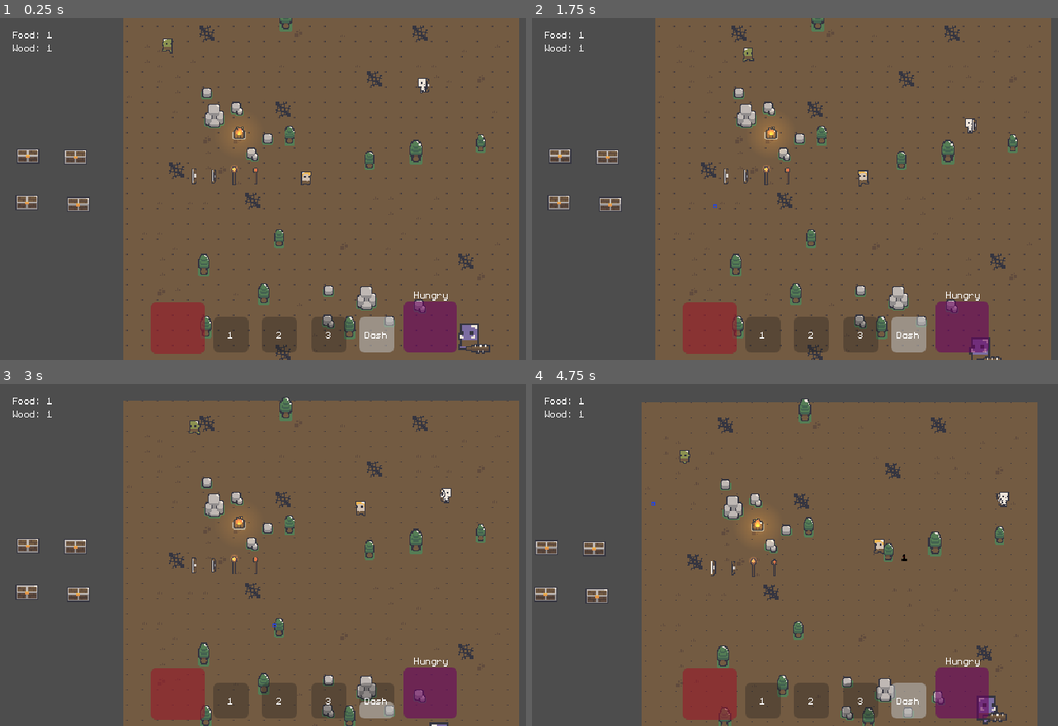
Above: before the commit, frames 1-4 (two rows, left to right).
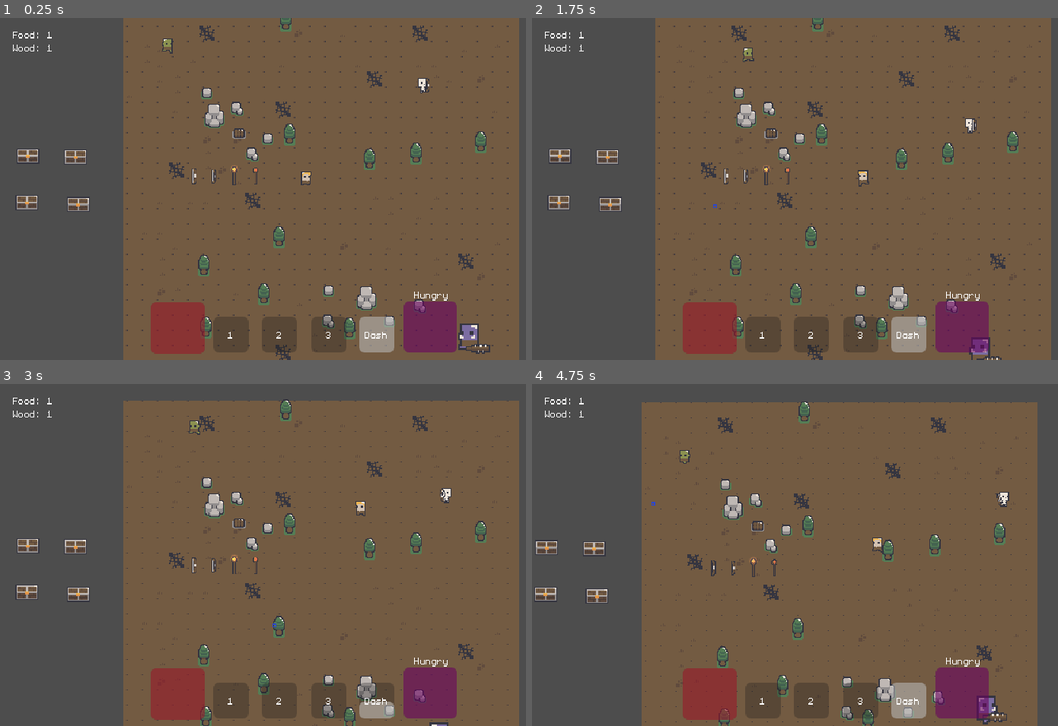
Above: after the commit, the same moments.

Repository: qmarsala/DeliciousDungeon
Game: Godot game, scene res://scenes/debug.tscn
Same seed, same stepped clock (60 frames per second), same inputs: the game is played once before the commit and once after it. This scene is started directly instead of the project's main scene.
Inputs (mouse positions are in pixels of both pictures, inside the frame that each line leads up to):
- Up to frame 1 (0.25 s): no input
- Up to frame 2 (1.75 s): move the mouse to (968, 171) at 0.52 s; hold F (interact) 0.53-1.28 s; click (968, 171) at 0.67 s; move the mouse to (716, 206) at 1.27 s; tap Q (ability_one) at 1.35 s; click (716, 206) at 1.42 s; tap F (interact) at 1.55 s
- Up to frame 3 (3 s): move the mouse to (362, 479) at 2.02 s; hold Right mouse button (dash) 2.03-2.78 s; click (362, 479) at 2.17 s; tap F (interact) at 2.3, 2.85 s; move the mouse to (273, 623) at 2.77 s; click (273, 623) at 2.92 s
- Up to frame 4 (4.75 s): move the mouse to (1021, 606) at 3.52 s; press the mouse at (1021, 606) at 3.53 s; tap F (interact) at 3.8, 4.35 s; move the mouse to (652, 503) at 4.27 s; release the mouse at (652, 503) at 4.28 s; click (652, 503) at 4.42 s

The runs differ from the first frame. In frame 1, 0.6% of the frame differs, in the area x 37-93%, y 0-93%; in frame 2, 0.7%; in frame 3, 0.7%; in frame 4, 1.0%, in the area x 34-91%, y 4-100%.
Error after the commit: Invalid access to property or key 'interacted' on a base object of type 'null instance'. (res://assets/scripts/levels/fire.gd:20)

Commit message:
use interacbox

Diff:
--- a/src/assets/scripts/items/chest.gd
+++ b/src/assets/scripts/items/chest.gd
@@ -6,6 +6,7 @@
 @export var items: Array[Item]
 
 @onready var reward_location: Node2D = $RewardLocation
+@onready var interactbox: InteractBox = $Interactbox
 
 var is_open = false
 
@@ -14,6 +15,7 @@
 		queue_free()
 		return
 	add_to_group(Interfaces.Interactable)
+	interactbox.interacted.connect(interact)
 
 # interact as a component?
 # if so - strategy pattern for what to do on interact?
--- a/src/assets/scripts/levels/fire.gd
+++ b/src/assets/scripts/levels/fire.gd
@@ -7,6 +7,7 @@
 @onready var unlit: Sprite2D = $Unlit
 @onready var lit_animation: AnimatedSprite2D = $LitAnimation
 @onready var audio_stream_player: AudioStreamPlayer2D = $AudioStreamPlayer
+@onready var interactbox: InteractBox = $Interactbox
 
 @export var animation_name: String = "campfire_light_flicker"
 @export var lit: bool = true
@@ -16,6 +17,7 @@
 	add_to_group(Interfaces.Interactable, true)
 
 func _ready() -> void:
+	interactbox.interacted.connect(interact)
 	rest_area.body_entered.connect(_on_rest_area_body_entered)
 	if lit:
 		unlit.hide()
--- a/src/assets/scripts/player/player.gd
+++ b/src/assets/scripts/player/player.gd
@@ -103,8 +103,7 @@
 
 func interact():
 	var result = interaction_ray_cast.get_collider()
-	if not result: return
-	if result.is_in_group(Interfaces.Interactable):
+	if result is InteractBox:
 		result.interact(self)
 
 func _on_hunger_timer_timeout() -> void:
--- /dev/null
+++ b/src/scenes/components/interactbox.tscn
@@ -0,0 +1,7 @@
+[gd_scene load_steps=2 format=3 uid="uid://cyagmuy0wkb41"]
+
+[ext_resource type="Script" path="res://assets/scripts/components/interactbox.gd" id="1_k11gg"]
+
+[node name="Interactbox" type="Area2D"]
+monitoring = false
+script = ExtResource("1_k11gg")
--- a/src/scenes/items/chest.tscn
+++ b/src/scenes/items/chest.tscn
@@ -1,26 +1,32 @@
-[gd_scene load_steps=10 format=3 uid="uid://b8s7nl3sdl2xv"]
+[gd_scene load_steps=11 format=3 uid="uid://b8s7nl3sdl2xv"]
 
 [ext_resource type="Script" path="res://assets/scripts/items/chest.gd" id="1_3cevd"]
 [ext_resource type="Texture2D" uid="uid://18dhv0jowwdt" path="res://assets/sprites/dungeon/dungeonDecoration_0.png" id="1_qy1vr"]
 [ext_resource type="Script" path="res://assets/resources/items/item.gd" id="3_es4yf"]
 [ext_resource type="Resource" uid="uid://ny7ct1tec7fk" path="res://assets/resources/items/bow_leveltwo.tres" id="4_p0lmn"]
 [ext_resource type="Resource" uid="uid://bdi7bnaltuw0l" path="res://assets/resources/items/firestaff_leveltwo.tres" id="5_6ec4j"]
+[ext_resource type="PackedScene" uid="uid://cyagmuy0wkb41" path="res://scenes/components/interactbox.tscn" id="7_kbtk6"]
 [ext_resource type="Resource" uid="uid://dfkt24ubih6n6" path="res://assets/resources/items/wood.tres" id="7_v1b2c"]
 [ext_resource type="Resource" uid="uid://eahj1urja2wk" path="res://assets/resources/items/goblin_steak.tres" id="8_2nmhp"]
-
-[sub_resource type="CapsuleShape2D" id="CapsuleShape2D_ew13i"]
 
 [sub_resource type="RectangleShape2D" id="RectangleShape2D_eiht7"]
 size = Vector2(20, 7)
 
-[node name="Chest" type="Area2D"]
-y_sort_enabled = true
-monitoring = false
+[sub_resource type="CapsuleShape2D" id="CapsuleShape2D_ew13i"]
+
+[node name="StaticBody2D" type="StaticBody2D"]
+collision_mask = 7
 script = ExtResource("1_3cevd")
 spawn_rate = 0.334
 items = Array[ExtResource("3_es4yf")]([ExtResource("4_p0lmn"), ExtResource("5_6ec4j"), ExtResource("7_v1b2c"), ExtResource("7_v1b2c"), ExtResource("8_2nmhp"), ExtResource("8_2nmhp")])
 
-[node name="InteractionArea" type="CollisionShape2D" parent="."]
+[node name="CollisionShape2D" type="CollisionShape2D" parent="."]
+position = Vector2(0, 2.5)
+shape = SubResource("RectangleShape2D_eiht7")
+
+[node name="Interactbox" parent="." instance=ExtResource("7_kbtk6")]
+
+[node name="InteractionArea" type="CollisionShape2D" parent="Interactbox"]
 rotation = 1.5708
 shape = SubResource("CapsuleShape2D_ew13i")
 
@@ -39,10 +45,3 @@
 [node name="RewardLocation" type="Node2D" parent="."]
 z_index = 1
 position = Vector2(0, 1)
-
-[node name="StaticBody2D" type="StaticBody2D" parent="."]
-collision_mask = 7
-
-[node name="CollisionShape2D" type="CollisionShape2D" parent="StaticBody2D"]
-position = Vector2(0, 2.5)
-shape = SubResource("RectangleShape2D_eiht7")
--- a/src/scenes/levels/tree.tscn
+++ b/src/scenes/levels/tree.tscn
@@ -3,13 +3,17 @@
 [ext_resource type="Texture2D" uid="uid://bclkv6beuf77b" path="res://assets/sprites/fantasy_ [version 2.0]/forest_/forest_ [resources].png" id="1_18ktc"]
 [ext_resource type="Script" path="res://assets/scripts/levels/forest_tree.gd" id="1_cgee7"]
 [ext_resource type="PackedScene" uid="uid://1klbv4dx44kw" path="res://scenes/levels/felled_tree_top.tscn" id="2_a2c71"]
+[ext_resource type="PackedScene" uid="uid://cyagmuy0wkb41" path="res://scenes/components/interactbox.tscn" id="3_31mae"]
 [ext_resource type="Resource" uid="uid://dfkt24ubih6n6" path="res://assets/resources/items/wood.tres" id="3_l5na6"]
 [ext_resource type="PackedScene" uid="uid://ydoamsvkvmjd" path="res://scenes/components/health_component.tscn" id="3_vqeq6"]
-[ext_resource type="PackedScene" uid="uid://bq43heu5kffs1" path="res://scenes/items/pickup.tscn" id="4_cnckc"]
 [ext_resource type="AudioStream" uid="uid://cu14xetrk850x" path="res://assets/audio/FelledTree.wav" id="7_5rf2q"]
 [ext_resource type="AudioStream" uid="uid://cqthkgiabjwqh" path="res://assets/audio/MeleeSwing.wav" id="7_vd0bx"]
 
-[sub_resource type="RectangleShape2D" id="RectangleShape2D_o18qs"]
+[sub_resource type="CapsuleShape2D" id="CapsuleShape2D_ospfv"]
+radius = 4.0
+height = 12.0
+
+[sub_resource type="RectangleShape2D" id="RectangleShape2D_05c1w"]
 size = Vector2(12, 23)
 
 [sub_resource type="Animation" id="Animation_rcunq"]
@@ -17,7 +21,7 @@
 tracks/0/type = "value"
 tracks/0/imported = false
 tracks/0/enabled = true
-tracks/0/path = NodePath("Sprite2D:rotation")
+tracks/0/path = NodePath("../Sprite2D:rotation")
 tracks/0/interp = 1
 tracks/0/loop_wrap = true
 tracks/0/keys = {
@@ -33,7 +37,7 @@
 tracks/0/type = "value"
 tracks/0/imported = false
 tracks/0/enabled = true
-tracks/0/path = NodePath("Sprite2D:rotation")
+tracks/0/path = NodePath("../Sprite2D:rotation")
 tracks/0/interp = 1
 tracks/0/loop_wrap = true
 tracks/0/keys = {
@@ -49,21 +53,16 @@
 "receive_damage": SubResource("Animation_rd3it")
 }
 
-[sub_resource type="CapsuleShape2D" id="CapsuleShape2D_ospfv"]
-radius = 4.0
-height = 12.0
-
-[node name="Tree" type="Area2D"]
+[node name="Tree" type="StaticBody2D"]
 y_sort_enabled = true
-monitoring = false
 script = ExtResource("1_cgee7")
 felled_tree_top = ExtResource("2_a2c71")
 wood_item = ExtResource("3_l5na6")
-pickup_scene = ExtResource("4_cnckc")
 
-[node name="ChopHitbox" type="CollisionShape2D" parent="."]
-position = Vector2(0, -11.5)
-shape = SubResource("RectangleShape2D_o18qs")
+[node name="StumpCollision" type="CollisionShape2D" parent="."]
+position = Vector2(0, -4)
+rotation = 1.5708
+shape = SubResource("CapsuleShape2D_ospfv")
 
 [node name="Sprite2D" type="Sprite2D" parent="."]
 position = Vector2(0, -11.5)
@@ -73,21 +72,22 @@
 region_rect = Rect2(98, 24, 12, 22)
 region_filter_clip_enabled = true
 
+[node name="Interactbox" parent="." instance=ExtResource("3_31mae")]
+
+[node name="CollisionShape2D" type="CollisionShape2D" parent="Interactbox"]
+position = Vector2(0, -11.5)
+shape = SubResource("RectangleShape2D_05c1w")
+
 [node name="HealthComponent" parent="." node_paths=PackedStringArray("animation_player") instance=ExtResource("3_vqeq6")]
 animation_player = NodePath("../AnimationPlayer")
 starting_health = 3.0
+signal_damage = false
 
 [node name="AnimationPlayer" type="AnimationPlayer" parent="."]
+root_node = NodePath("")
 libraries = {
 "": SubResource("AnimationLibrary_l23id")
 }
-
-[node name="Stump" type="StaticBody2D" parent="."]
-
-[node name="StumpCollision" type="CollisionShape2D" parent="Stump"]
-position = Vector2(0, -4)
-rotation = 1.5708
-shape = SubResource("CapsuleShape2D_ospfv")
 
 [node name="ChopAudioPlayer" type="AudioStreamPlayer2D" parent="."]
 stream = ExtResource("7_vd0bx")
